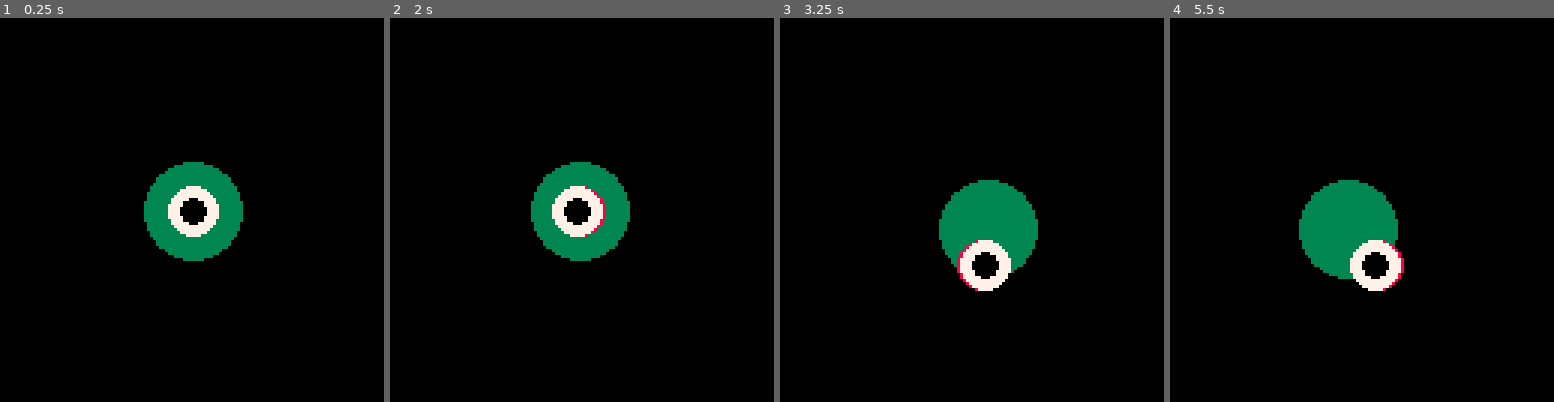
Above: before the commit, frames 1-4 (left to right).
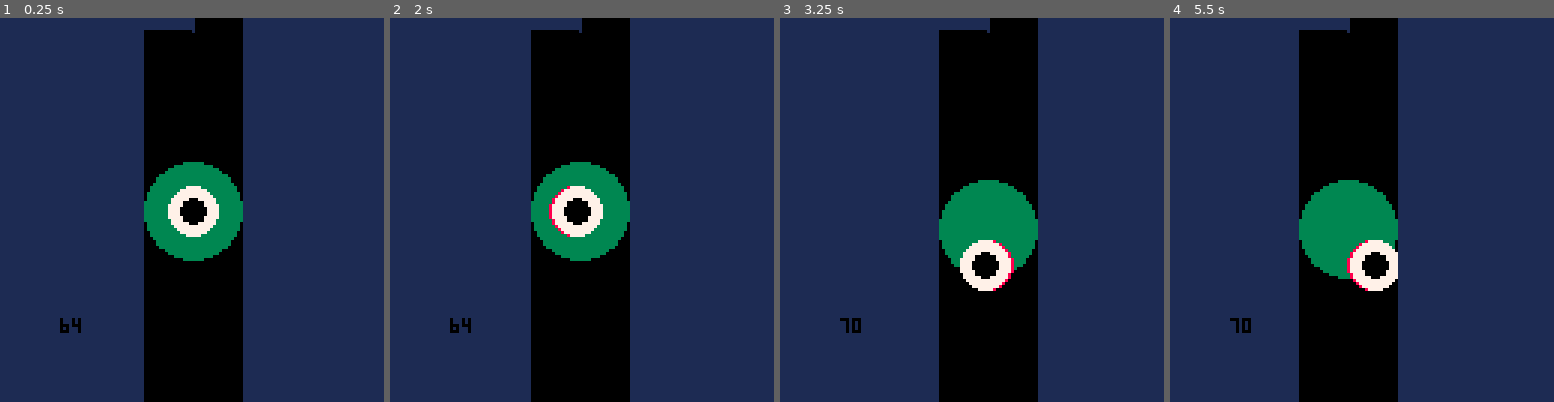
Above: after the commit, the same moments.

Repository: rcbensley/carts
Game: PICO-8 cartridge carts/buffet.p8
Same seed, same stepped clock (60 frames per second), same inputs: the game is played once before the commit and once after it.
Inputs:
- Up to frame 1 (0.25 s): no input
- Up to frame 2 (2 s): hold Left from 1.97 s (still down)
- Up to frame 3 (3.25 s): release Left at 2.37 s; hold Down 2.42-2.82 s; hold Right from 2.87 s (still down)
- Up to frame 4 (5.5 s): release Right at 3.53 s; hold Up 3.58-4.08 s; hold Right 4.13-4.53 s; hold Down 4.58-5.08 s; hold Left from 5.13 s (still down)

The runs differ from the first frame. In frame 1, 75% of the frame differs, in the area x 0-100%, y 0-100%; in frame 2, 75%; in frame 3, 75%; in frame 4, 75%.

Commit message:
Stuff with triangles

Diff:
--- a/carts/buffet.p8
+++ b/carts/buffet.p8
@@ -2,73 +2,98 @@
 version 36
 __lua__
 function _init()
-	ex = 64
-	ey = 64
+	x = 64
+	y = 64
+	r = 16
+	c = 2*3.14*r
+
+	upper = c/2
+	lower = upper-c
 	ox = 0
 	oy = 0
 	rx = 64
 	ry = 64
-	offx=64
-	offy=64
+	offx=0
+	offy=0
+	mx = 0
+	my = 0
 end
 
 function _update()
 	if (btn(0)) then
-		ex=ex-1
+		x=x-1
 		ox=ox-1
-		offx=rx-1
-		offy=ry
+		offx=-1
+		offy=0
 	end
 	if (btn(1)) then
-		ex=ex+1
+		x=x+1
 		ox=ox+1
-		offx=rx+1
-		offy=ry
+		offx=1
+		offy=0
 	end
 	if (btn(2)) then
-		ey=ey-1
+		y=y-1
 		oy=oy-1
-		offy=ry-1
-		offx=rx
+		offx=0
+		offy=-1
 	end
 	if (btn(3)) then
-		ey=ey+1
+		y=y+1
 		oy=oy+1
-		offy=ry+1
-		offx=rx
+		offx=0
+		offy=1
 	end
 
-	if ex >= 70 then ex=70 end
-	if ex <= 58 then ex=58 end
-	if ey >= 70 then ey=70 end
-	if ey <= 58 then ey=58 end
+	if x >= 70 then x=70 end
+	if x <= 58 then x=58 end
+	if y >= 70 then y=70 end
+	if y <= 58 then y=58 end
 
-	if oy > 50 then
-		oy = -50
-	elseif oy < -50 then
-		oy = 50
+	if oy > upper then
+		oy=lower
+	elseif oy < lower then
+		oy=upper
 	end
-	if ox > 50 then
-	ox = -50
-	elseif ox < -50 then
-		ox = 50
+	if ox > upper then
+	ox=lower
+	elseif ox < lower then
+		ox=upper
 	end
-	rx = ex + ox
-	ry = ey + oy
+
+	rx=x+ox
+	ry=y+oy
+
 end
 
 function draweye()
-	circfill(ex, ey, 16, 3)
-circfill(offx, offy, 8, 8)
-	--oval(rx-12, ry-4, rx+12, ry+5, 8)
-circfill(rx, ry, 8, 7)
-	--ovalfill(rx-12, ry-4, rx+12, ry+4, 7)
+	circfill(x, y, r, 3)
+	circfill(rx+offx, ry+offy, 8, 8)
+	circfill(rx, ry, 8, 7)
 	circfill(rx, ry, 4, 0)
+end
+
+function drawmask()
+	for lx=x-r,x do
+		local a=sqrt(x-lx)
+		local ly=sqrt(r-a)
+		line(lx,0,lx, ly, 1)
+	end
+	--pre r
+	for lx=0,x-r-1 do
+		line(lx,0,lx,128, 1)
+	end
+	-- post r+1
+	for lx=x+r+1,128 do
+		line(lx,0,lx,128, 1)
+	end
 end
 
 function _draw()
 	cls()
 	draweye()
+ drawmask()
+ print(y,20,100,0)
 end
 __gfx__
 000000000aaaaaa00aaaaaa00000000000000000000ff0f00f0ff000000000000000000000000000000000000000000000000000000000000000000000000000
--- a/chief/main.lua
+++ b/chief/main.lua
@@ -44,8 +44,8 @@
 	}
 end
 
-function mBirthday.update(dt)
-	if love.keyboard.isDown("space") then
+function mBirthday.update()
+	if timer >= 0.5 and love.keyboard.isDown("space") then
 		if mBirthday.nod == 1 then
 			mBirthday.nod = 2
 		else
@@ -55,6 +55,7 @@
 		if mBirthday.nods >= 8 then
 			mBirthday.gameOver = true
 		end
+		timer = 0
 	end
 end
 
@@ -82,8 +83,7 @@
 	}
 end
 
-function briefs.update(dt)
-	timer = timer + dt
+function briefs.update()
 
 	if timer >= 0.5 and love.keyboard.isDown("space") then
 		timer = 0
@@ -109,8 +109,7 @@
 	title.screen = love.graphics.newImage("img/title1.png")
 end
 
-function title.update(dt)
-	time = timer + dt
+function title.update()
 	if timer >= 0.5 and love.keyboard.isDown("space") then
 		timer = 0
 		showTitle = false
@@ -146,18 +145,19 @@
 end
 
 function love.update(dt)
+	timer = timer + dt
 	print(showTitle, showBrief, showGame)
 	if showTitle then
-		title.update(dt)
+		title.update()
 		return
 	end
 	if showBrief then
-		briefs.update(dt)
+		briefs.update()
 		return
 	end
 
 	if showGame then
-		mission[mission].update(dt)
+		mission[mission].update()
 		return
 	end
 end
